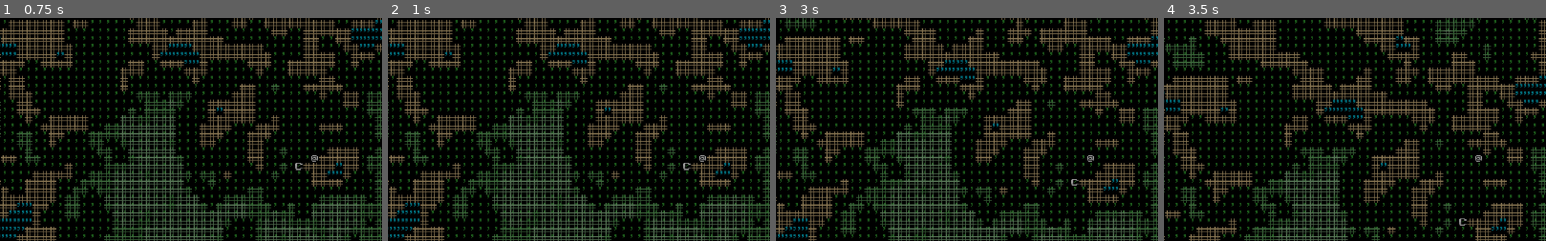
Above: before the commit, frames 1-4 (left to right).
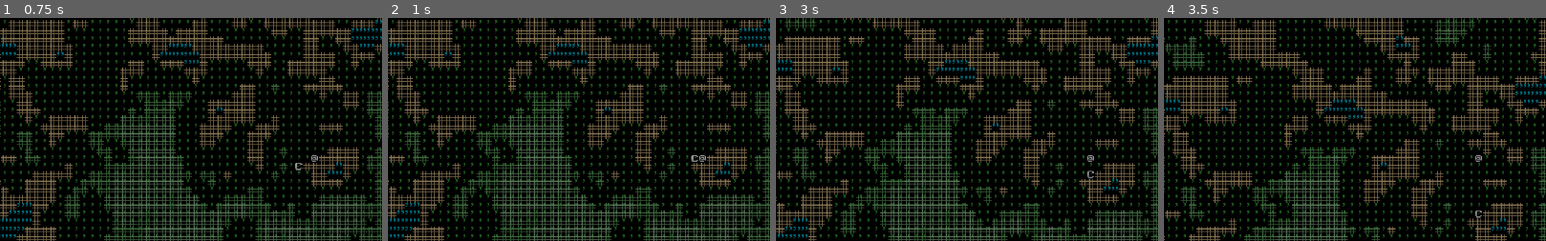
Above: after the commit, the same moments.

Repository: MikkoK189/roguelike
Game: Godot game, scene res://World.tscn
Two runs of this game, one before a commit and one after it. Both use one fixed random seed, a clock stepped at 60 frames per second and the inputs below.
Inputs:
- Up to frame 1 (0.75 s): tap Enter at 0.5 s; hold Right (right) from 0.53 s (still down)
- Up to frame 2 (1 s): keep holding Right (right)
- Up to frame 3 (3 s): tap Space at 1.25, 2.75 s; release Right (right) at 1.28 s; hold Down (down) 1.28-2.03 s; tap Enter at 2 s; hold Right (right) 2.03-2.78 s; hold Up (ui_up) from 2.78 s (still down)
- Up to frame 4 (3.5 s): keep holding Up (ui_up)
The pictures show only the part of the screen within x 9-59%, y 18-68%; the shares and areas given below are measured in that part.

Frame 1 is identical in both runs. In frame 2, less than 0.1% of the frame differs, in the area x 77-82%, y 61-69%; in frame 3, less than 0.1%; in frame 4, less than 0.1%.

Commit message:
Fixed pathfinding, working with chunks now.

Diff:
--- a/Map.gd
+++ b/Map.gd
@@ -61,7 +61,9 @@
 
 
 func _on_Chunk_finished_generating():
+	var tile_coords = []
 	for tile in tiles:
 		#Globals.pathfinding.add_cell(tile.value)
-		print(tile.spr.global_position)
-		pass
+		Globals.pathfinding.add_cell(tile.spr.global_position.x / Tiles.tile_size_x, tile.spr.global_position.y / Tiles.tile_size_y)
+		tile_coords.append(Vector2(tile.spr.global_position.x / Tiles.tile_size_x, tile.spr.global_position.y / Tiles.tile_size_y))
+	Globals.pathfinding.connect_traversable_tiles(tile_coords)
--- a/Pathfinding.gd
+++ b/Pathfinding.gd
@@ -29,7 +29,7 @@
 	var id = get_id_for_point(Vector2(x, y))
 	astar.add_point(id, Vector2(x, y))
 	print("ADDED CELL:")
-	print(x, y)
+	print(Vector2(x, y))
 
 
 func connect_traversable_tiles(tiles : Array):
